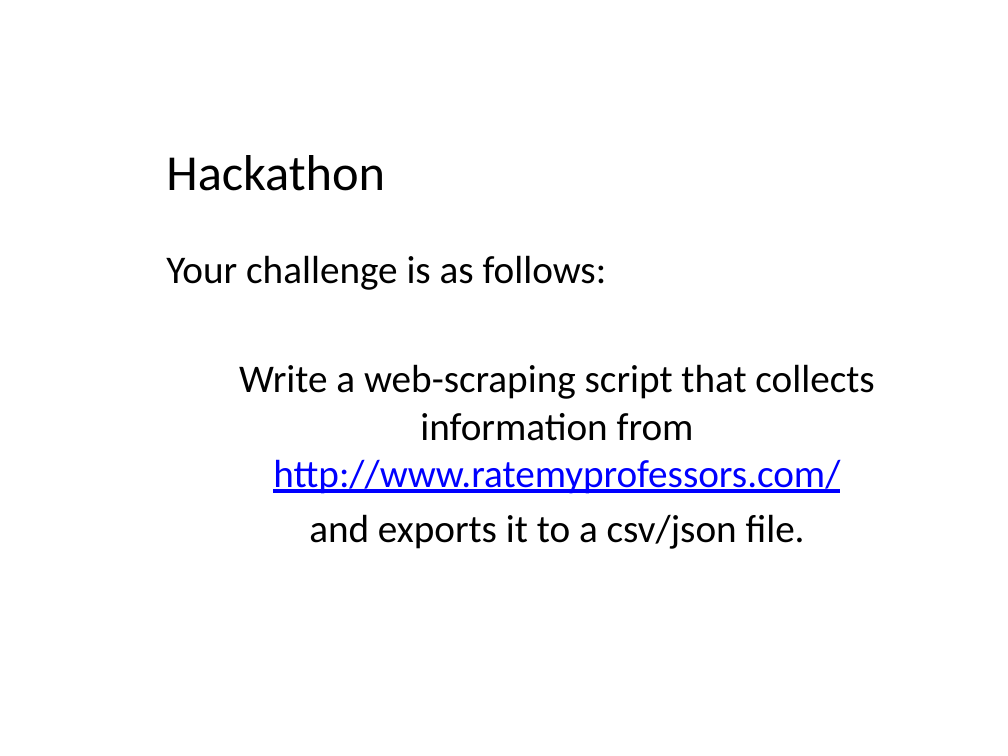
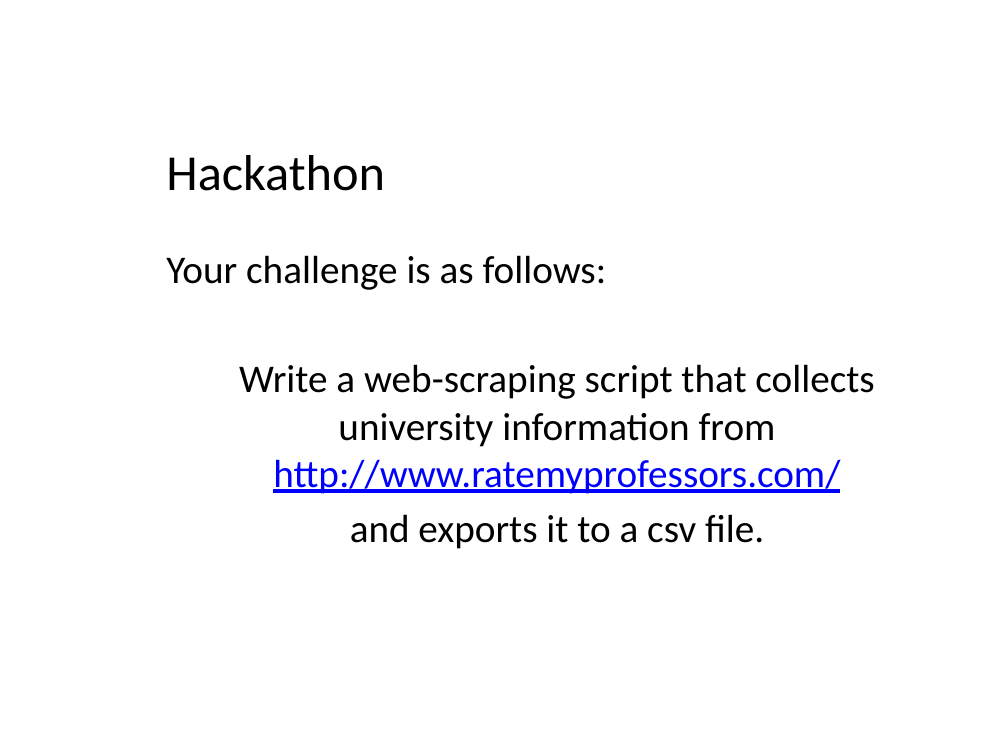
Before and after one commit to rahul-e/python-web-scraping, a slide deck: slide 9 of presentations/q-step_workshop_20181109.pptx (slide 7 before the commit). Drawn at 1008x756 pixels with LibreOffice and Linux fonts; fonts in the diff are those of the drawing; background and template pictures are left out. Boxes give left, top, right and bottom in pixels: in the first picture for what was removed or moved away, otherwise in the second. Text is boxed around its words. In the diff, an @@ line names an element or a change of style, - is before the commit and + after.

```diff
--- a/presentations/q-step_workshop_20181109.pptx
+++ b/presentations/q-step_workshop_20181109.pptx
@@ text at (239, 364, 874, 549): text changed @@
-Write a web-scraping script that collects information from http://www.ratemyprofessors.com/
-and exports it to a csv/json file.
+Write a web-scraping script that collects university information from http://www.ratemyprofessors.com/
+and exports it to a csv file.
```
Also in this commit, not shown: 2 slides added.
